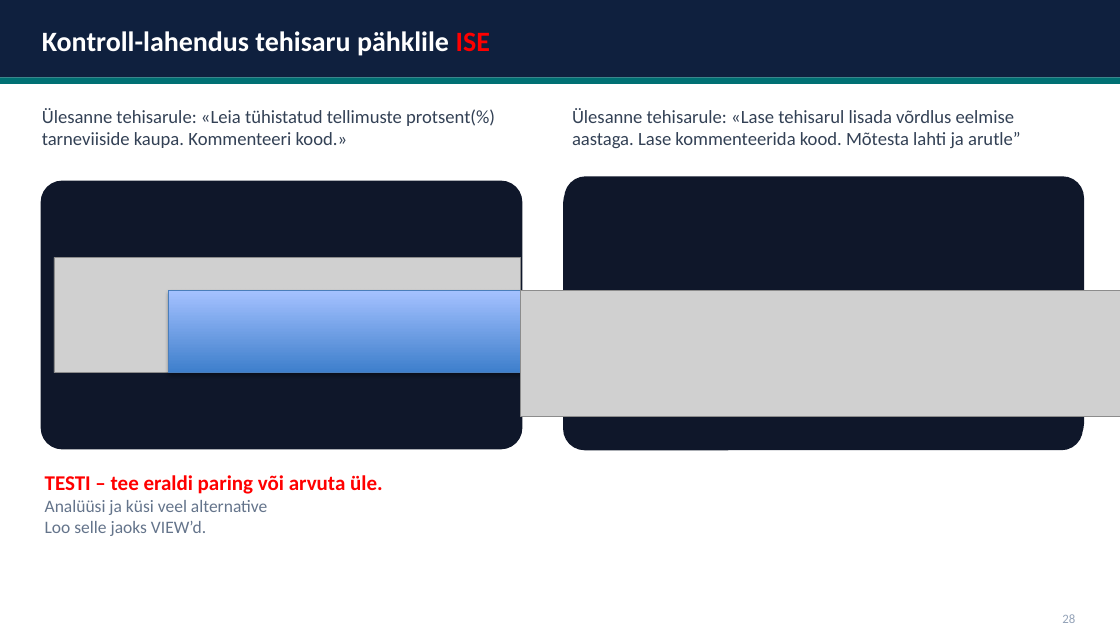
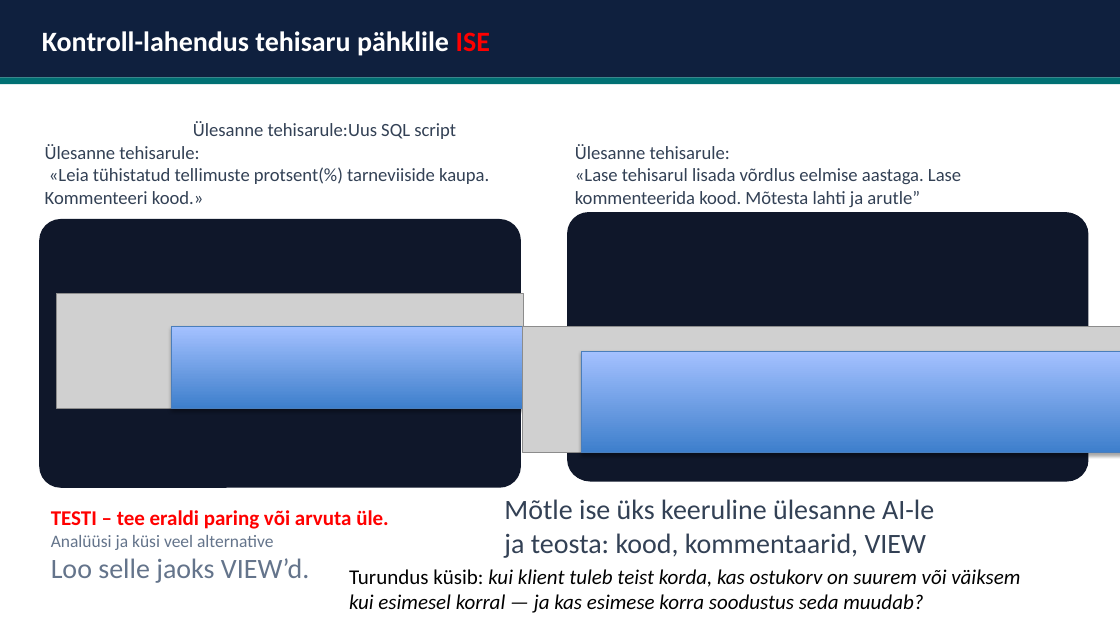
Before and after one commit to emilieabel/andmetarkus, a slide deck: slide 6 of Materjalid/Day9 Andmekorraldus Dim Fakt/9-paev-andmetarkus-esitlus.pptx. Drawn at 1120x630 pixels with LibreOffice and Linux fonts; fonts in the diff are those of the drawing; grey boxes stand for pictures. Boxes give left, top, right and bottom in pixels: in the first picture for what was removed or moved away, otherwise in the second. Text is boxed around its words. In the diff, an @@ line names an element or a change of style, - is before the commit and + after.

Commit message:
n9

```diff
--- a/Materjalid/Day9 Andmekorraldus Dim Fakt/9-paev-andmetarkus-esitlus.pptx
+++ b/Materjalid/Day9 Andmekorraldus Dim Fakt/9-paev-andmetarkus-esitlus.pptx
@@ text at <box>45,144,489,204</box>: text changed @@
-Ülesanne tehisarule: «Leia tühistatud tellimuste protsent(%) tarneviiside kaupa. Kommenteeri kood.»
+Ülesanne tehisarule:
+«Leia tühistatud tellimuste protsent(%) tarneviiside kaupa. Kommenteeri kood.»
@@ text added at <box>193,121,456,139</box>, 16 pt, text #334155 @@
+Ülesanne tehisarule:Uus SQL script
@@ text at <box>575,144,961,207</box>: text changed @@
-Ülesanne tehisarule: «Lase tehisarul lisada võrdlus eelmise aastaga. Lase kommenteerida kood. Mõtesta lahti ja arutle”
+Ülesanne tehisarule:
+«Lase tehisarul lisada võrdlus eelmise aastaga. Lase kommenteerida kood. Mõtesta lahti ja arutle”
@@ rounded rectangle: place and size @@
-rounded rectangle at <box>40,181,523,450</box>
+rounded rectangle at <box>39,219,522,488</box>
@@ rounded rectangle: place and size @@
-rounded rectangle at <box>565,176,1085,445</box>
+rounded rectangle at <box>567,212,1087,481</box>
@@ rounded rectangle: place and size @@
-rounded rectangle at <box>563,181,1083,450</box>
+rounded rectangle at <box>569,213,1089,481</box>
@@ picture: place and size @@
-picture at <box>54,257,520,373</box>
+picture at <box>57,293,523,409</box>
@@ rectangle: place and size @@
-rectangle at <box>169,291,523,372</box>
+rectangle at <box>171,327,525,408</box>
@@ picture: place and size @@
-picture at <box>520,291,1120,417</box>
+picture at <box>523,327,1120,453</box>
@@ rectangle added at <box>581,351,1120,453</box>, fill gradient #3F80CE to #A4C4FF, outline #4B7EBC 0.75 pt @@
@@ text "TESTI – tee eraldi paring ...": place and size @@
-text "TESTI – tee eraldi paring ..." at <box>45,475,383,536</box>
+text "TESTI – tee eraldi paring ..." at <box>51,510,389,583</box>
@@ text added at <box>504,499,934,558</box>, 24 pt, text #334155 @@
+Mõtle ise üks keeruline ülesanne AI-le ja teosta: kood, kommentaarid, VIEW
@@ text at <box>51,558,309,583</box>: size 15 to 24 pt in "Loo selle jaoks VIEW’d." @@
@@ text added at <box>349,569,1020,613</box>, 18 pt, text #000000, italic @@
+Turundus küsib: kui klient tuleb teist korda, kas ostukorv on suurem või väiksem kui esimesel korral — ja kas esimese korra soodustus seda muudab?
@@ text removed at <box>1062,614,1075,623</box> @@
-28
```
Also in this commit, not shown: 2 other slides changed.
